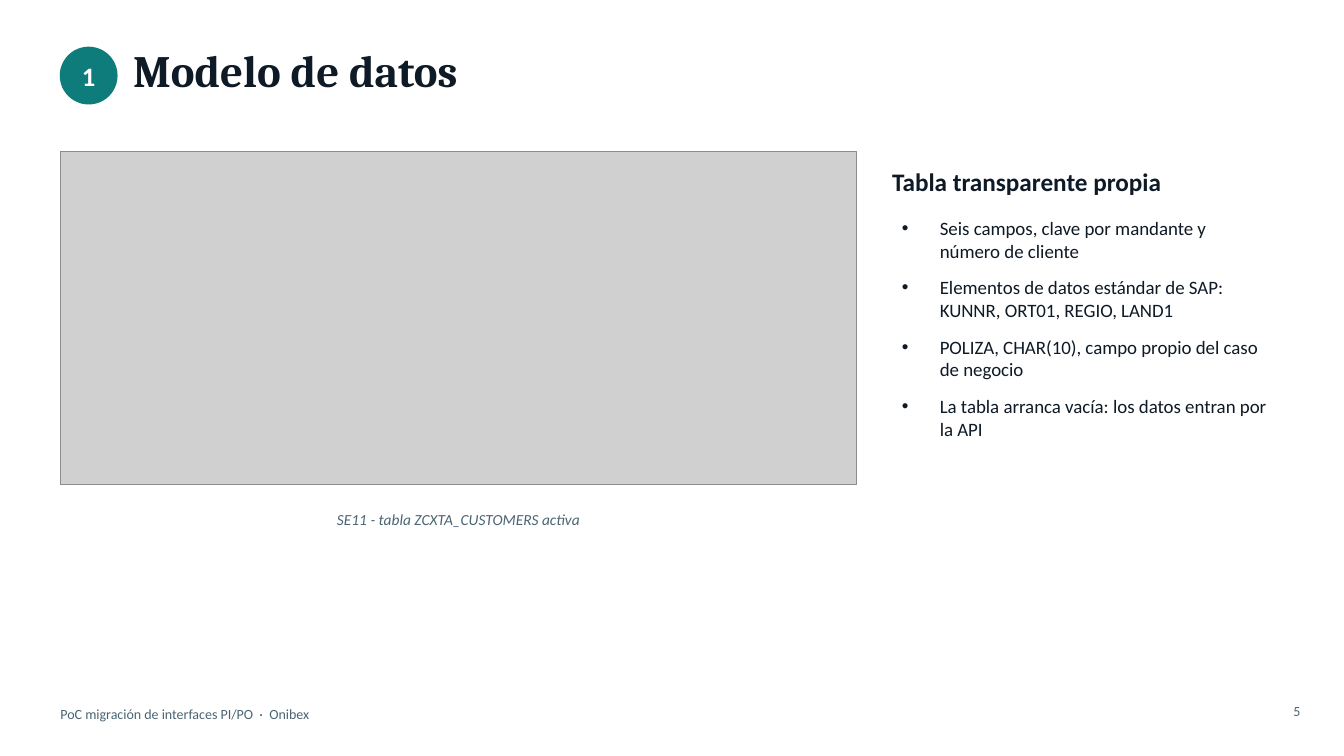
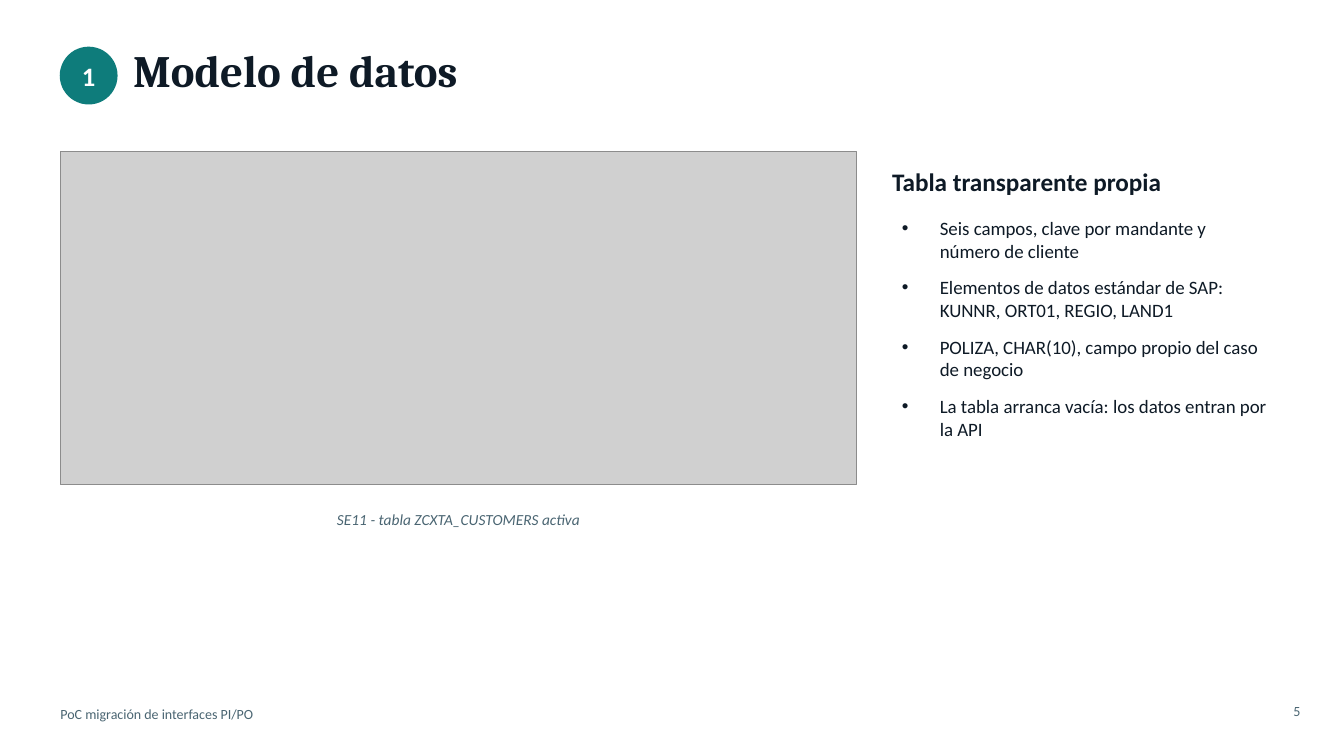
Before and after one commit to feliperdz70-hash/Oneconnect_ECC, a slide deck: slide 5 of docs/PoC-Migracion-Interfaces-PIPO.pptx. Drawn at 1344x756 pixels with LibreOffice and Linux fonts; fonts in the diff are those of the drawing; grey boxes stand for pictures. Boxes give left, top, right and bottom in pixels: in the first picture for what was removed or moved away, otherwise in the second. Text is boxed around its words. In the diff, an @@ line names an element or a change of style, - is before the commit and + after.

```diff
--- a/docs/PoC-Migracion-Interfaces-PIPO.pptx
+++ b/docs/PoC-Migracion-Interfaces-PIPO.pptx
@@ text at (x1=60, y1=709, x2=254, y2=722): text changed @@
-PoC migración de interfaces PI/PO · Onibex
+PoC migración de interfaces PI/PO
```
Also in this commit, not shown: 15 other slides changed, 1 other file.
